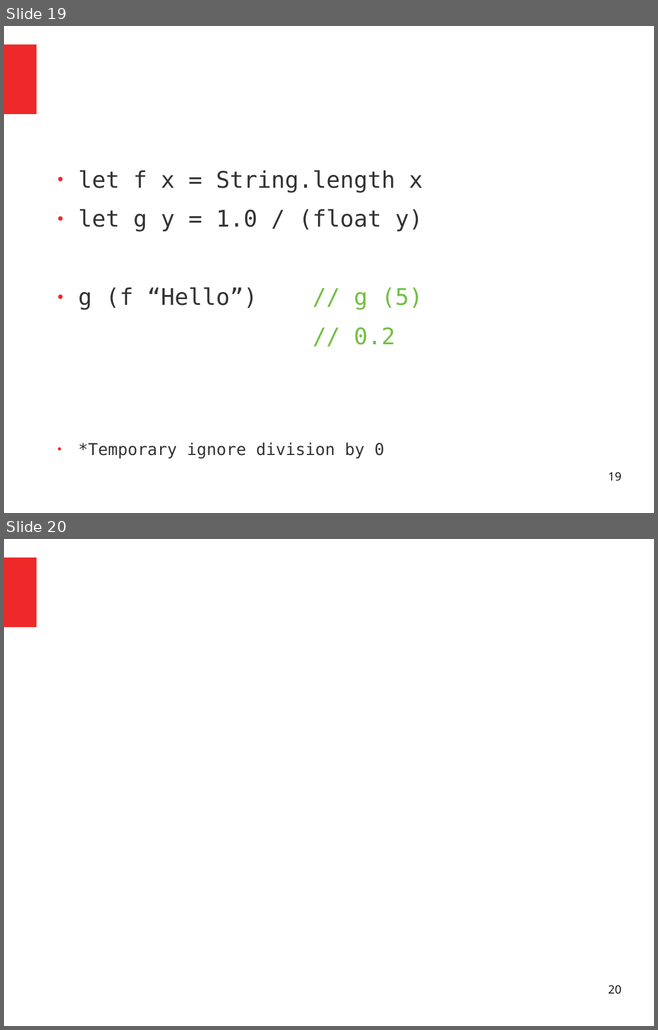
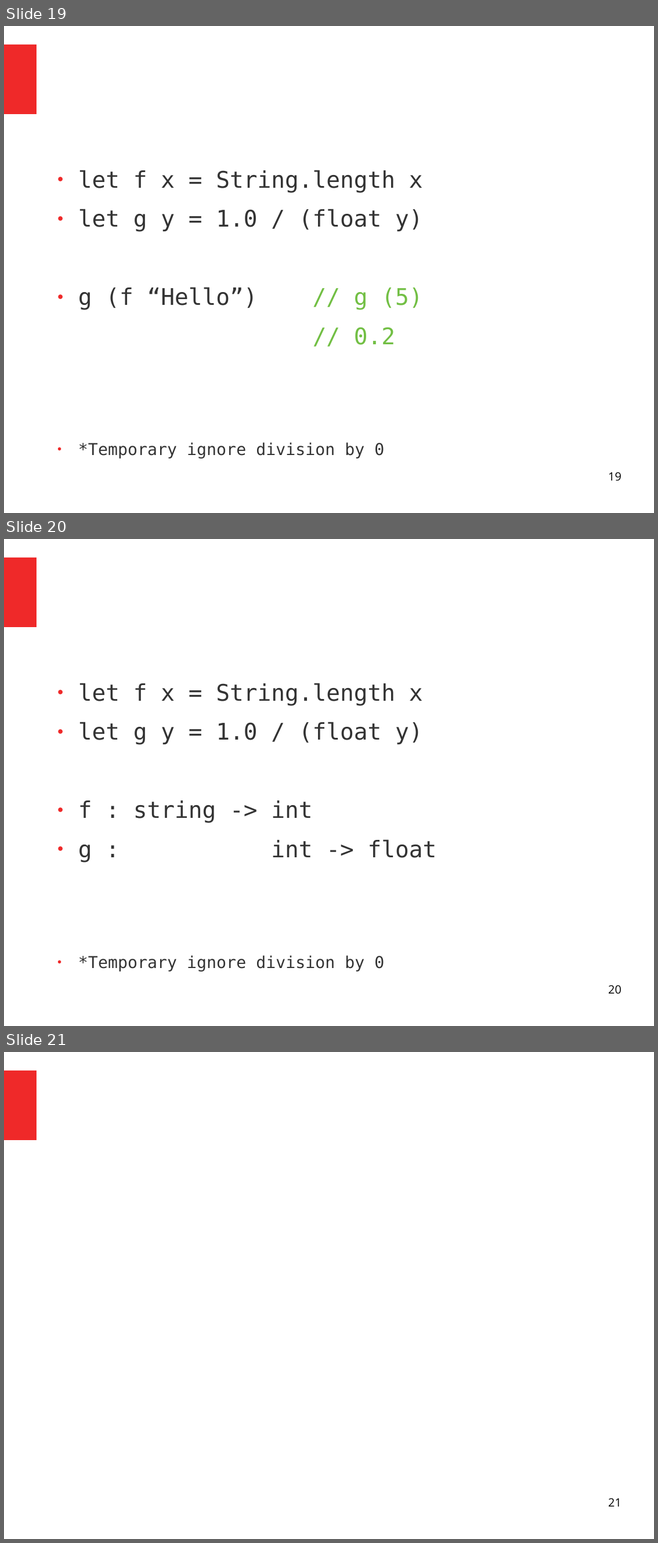
Before and after one commit to ChangHaiBin/FSharpPowerPoint, a slide deck: FSharp Talk.odp. Shown one above the other, each under a label of ours: slides 19 and 20 before the commit, slides 19, 20 and 21 after it. The pictures are 658x1030 and 658x1543 pixels, drawn with LibreOffice and Linux fonts; fonts in the diff are those of the drawing. Boxes give left, top, right and bottom in pixels: in the first picture for what was removed or moved away, otherwise in the second. Text is boxed around its words. In the diff, an @@ line names an element or a change of style, - is before the commit and + after.

```diff
--- a/FSharp Talk.odp
+++ b/FSharp Talk.odp
@@ slide 20 added at <box>4,539,654,1026</box>, background #FFFFFF; not listed: 1 template element that a slide beside it also shows @@
@@ text added at <box>78,683,423,972</box>, 28 pt, text #333333 @@
+● let f x = String.length x
+● let g y = 1.0 / (float y)
+● f : string -> int
+● g : int -> float
+● *Temporary ignore division by 0
@@ page number added at <box>608,985,621,994</box>, 14 pt, text #000000 @@
+20
@@ what was slide 20 is now slide 21 @@
@@ page number at <box>608,1498,621,1507</box>: text changed @@
-20
+21
```
Also in this commit, not shown: 2 slides changed, 2 other slides added, 2 slides removed, 1 other file.
